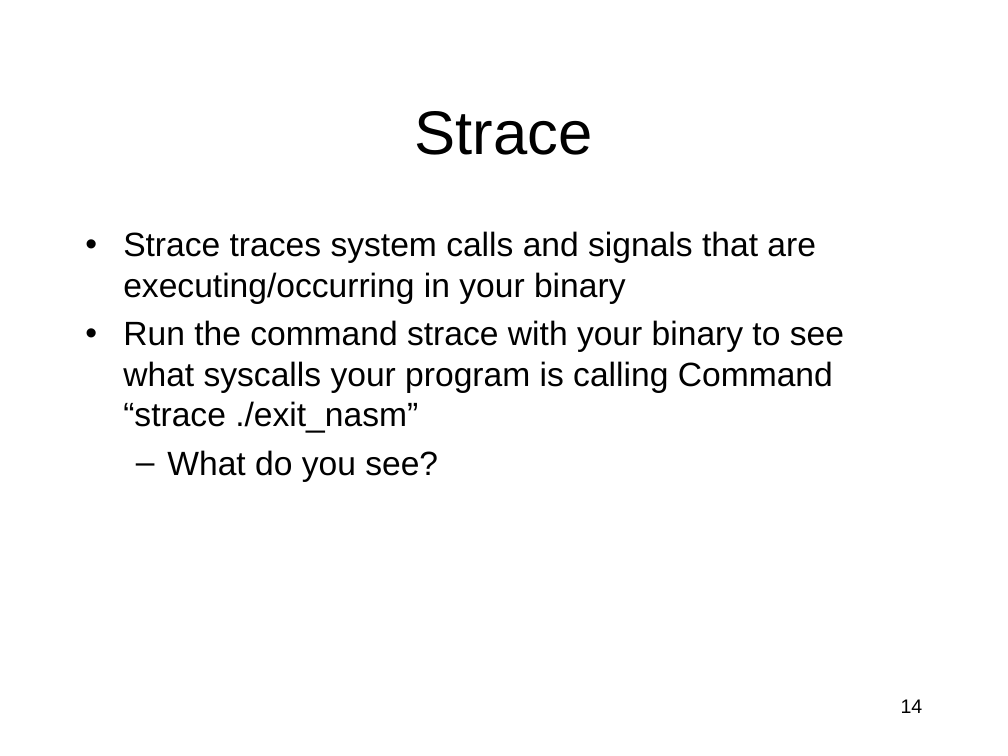
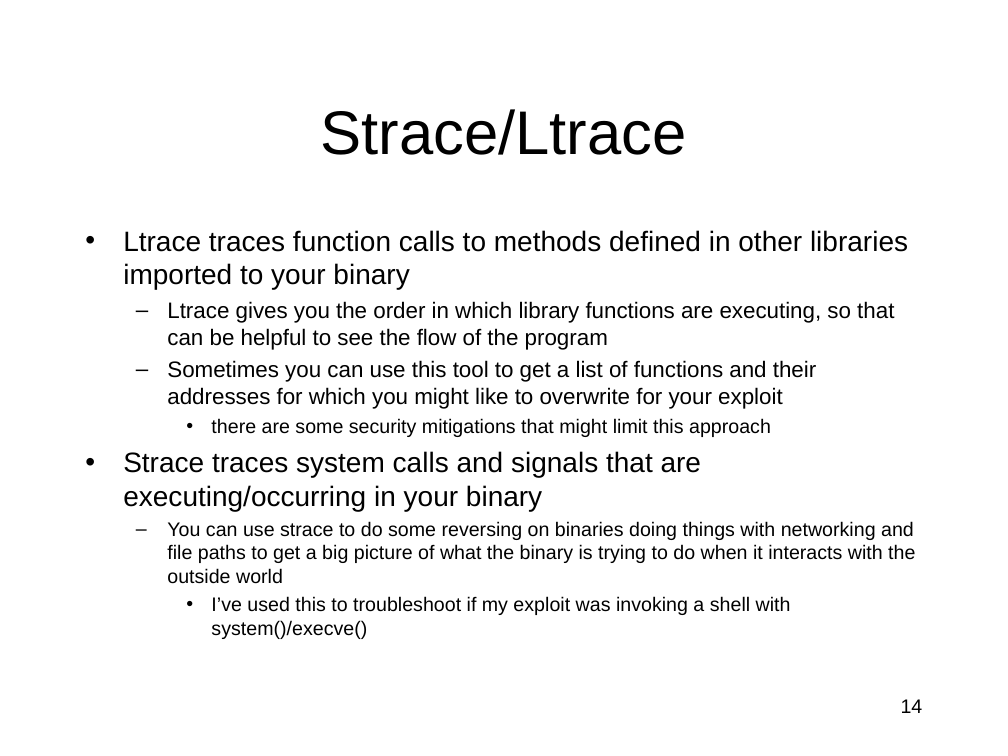
Before and after one commit to RobotMafiaCTF/RE_VR_Training, a slide deck: slide 14 of assembly/ppts/IntroductionToIntelx86-Part2.ppt. Drawn at 1008x756 pixels with LibreOffice and Linux fonts; fonts in the diff are those of the drawing. Boxes give left, top, right and bottom in pixels: in the first picture for what was removed or moved away, otherwise in the second. Text is boxed around its words. In the diff, an @@ line names an element or a change of style, - is before the commit and + after.

```diff
--- a/assembly/ppts/IntroductionToIntelx86-Part2.ppt
+++ b/assembly/ppts/IntroductionToIntelx86-Part2.ppt
@@ title at box(321, 109, 687, 155): text changed @@
-Strace
+Strace/Ltrace
@@ text at box(123, 230, 908, 437): paragraphs added @@
+• Ltrace traces function calls to methods defined in other libraries imported to your binary
+  – Ltrace gives you the order in which library functions are executing, so that can be helpful to see the flow of the program
+  – Sometimes you can use this tool to get a list of functions and their addresses for which you might like to overwrite for your exploit
+    • there are some security mitigations that might limit this approach
@@ text at box(123, 451, 702, 511): size 24 to 20 pt in "Strace traces system calls and signals that ..."; less space between paragraphs @@
@@ text at box(167, 521, 915, 639): text changed; size 24 to 14 pt @@
-• Run the command strace with your binary to see what syscalls your program is calling Command “strace ./exit_nasm”
-  – What do you see?
+  – You can use strace to do some reversing on binaries doing things with networking and file paths to get a big picture of what the binary is trying to do when it interacts with the outside world
+    • I’ve used this to troubleshoot if my exploit was invoking a shell with system()/execve()
```
Also in this commit, not shown: 8 other slides changed, 1 slide added, 1 slide removed.
